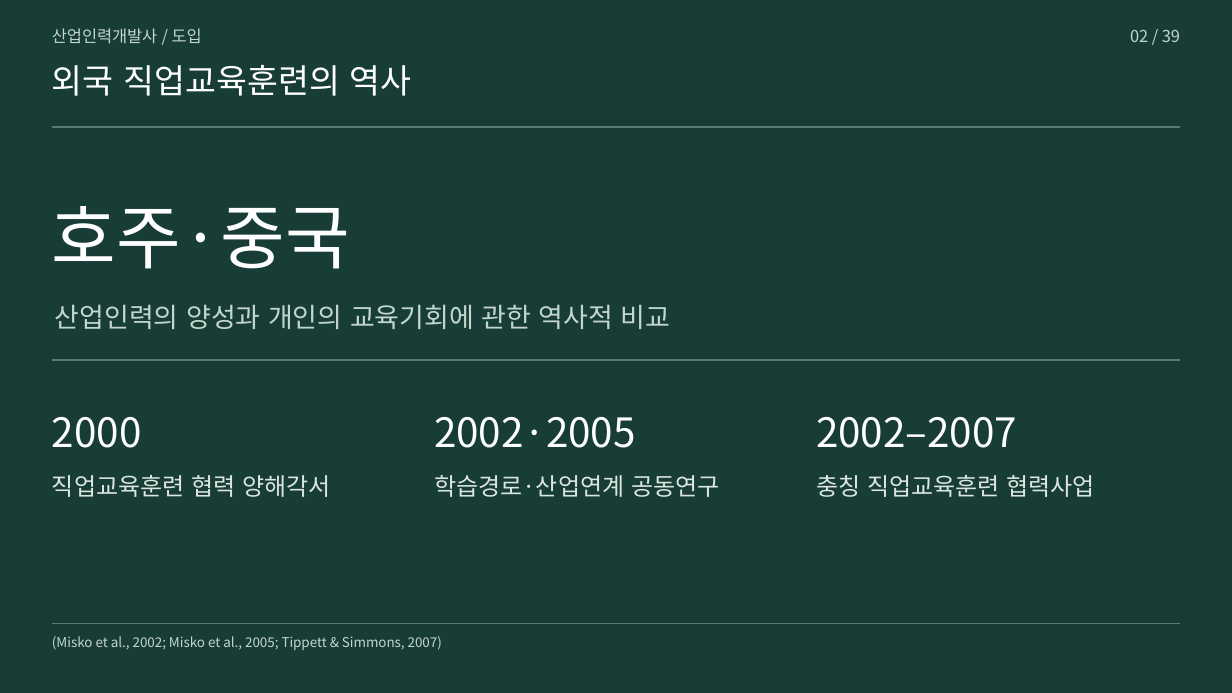
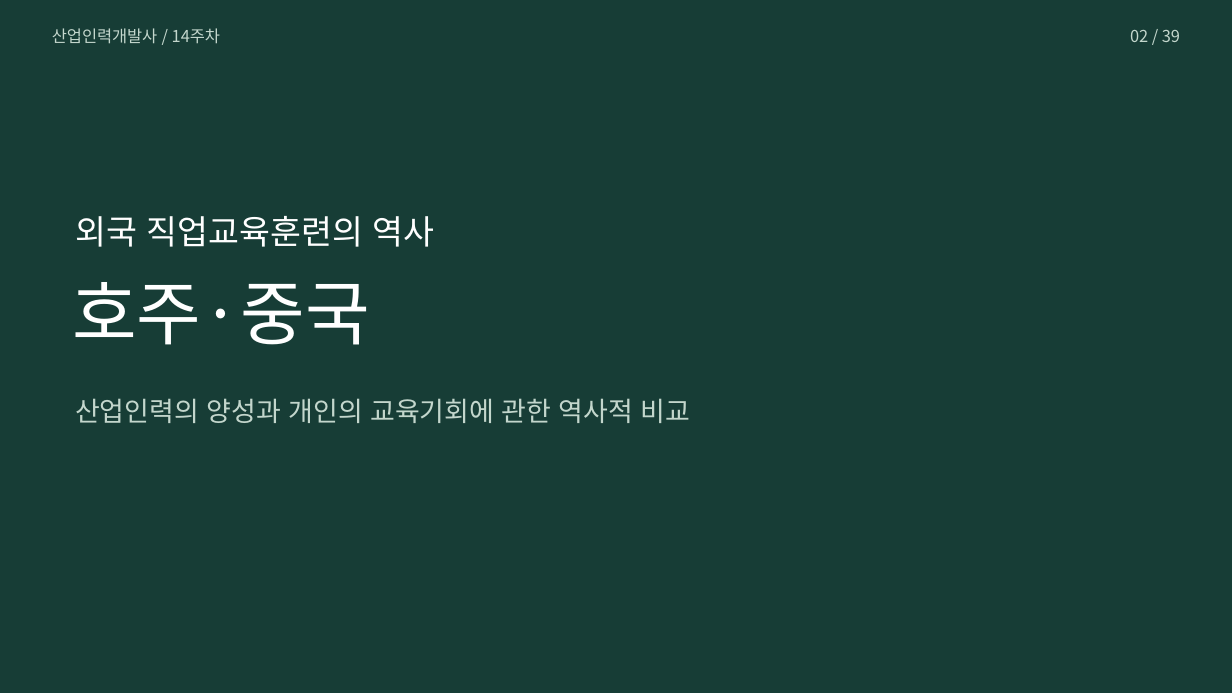
Before and after one commit to 01Chungee10/vet-history-rehearsal, a slide deck: slide 2 of au-cn-2026/presentation.pptx. Drawn at 1232x693 pixels with LibreOffice and Linux fonts; fonts in the diff are those of the drawing. Boxes give left, top, right and bottom in pixels: in the first picture for what was removed or moved away, otherwise in the second. Text is boxed around its words. In the diff, an @@ line names an element or a change of style, - is before the commit and + after.

```diff
--- a/au-cn-2026/presentation.pptx
+++ b/au-cn-2026/presentation.pptx
@@ text at [52, 28, 220, 44]: text changed @@
-산업인력개발사 / 도입
+산업인력개발사 / 14주차
@@ line removed from (52, 128) to (1180, 128) @@
@@ text "외국 직업교육훈련의 역사": place and size @@
-text "외국 직업교육훈련의 역사" at [52, 65, 412, 96]
+text "외국 직업교육훈련의 역사" at [75, 216, 435, 247]
@@ text "호주·중국": place and size @@
-text "호주·중국" at [52, 206, 350, 269]
+text "호주·중국" at [72, 282, 370, 345]
@@ line removed from (52, 360) to (1180, 360) @@
@@ text "산업인력의 양성과 개인의 교육기회에 관한 ...": place and size @@
-text "산업인력의 양성과 개인의 교육기회에 관한 ..." at [55, 304, 671, 329]
+text "산업인력의 양성과 개인의 교육기회에 관한 ..." at [75, 398, 691, 423]
@@ text removed at [52, 417, 142, 448] @@
-2000
@@ text removed at [434, 417, 636, 448] @@
-2002·2005
@@ text removed at [816, 417, 1017, 448] @@
-2002–2007
@@ text removed at [52, 475, 330, 497] @@
-직업교육훈련 협력 양해각서
@@ text removed at [434, 475, 719, 497] @@
-학습경로·산업연계 공동연구
@@ text removed at [816, 475, 1094, 497] @@
-충칭 직업교육훈련 협력사업
@@ line removed from (52, 624) to (1180, 624) @@
@@ text removed at [52, 636, 442, 650] @@
-(Misko et al., 2002; Misko et al., 2005; Tippett & Simmons, 2007)
```
Also in this commit, not shown: 5 other files.
